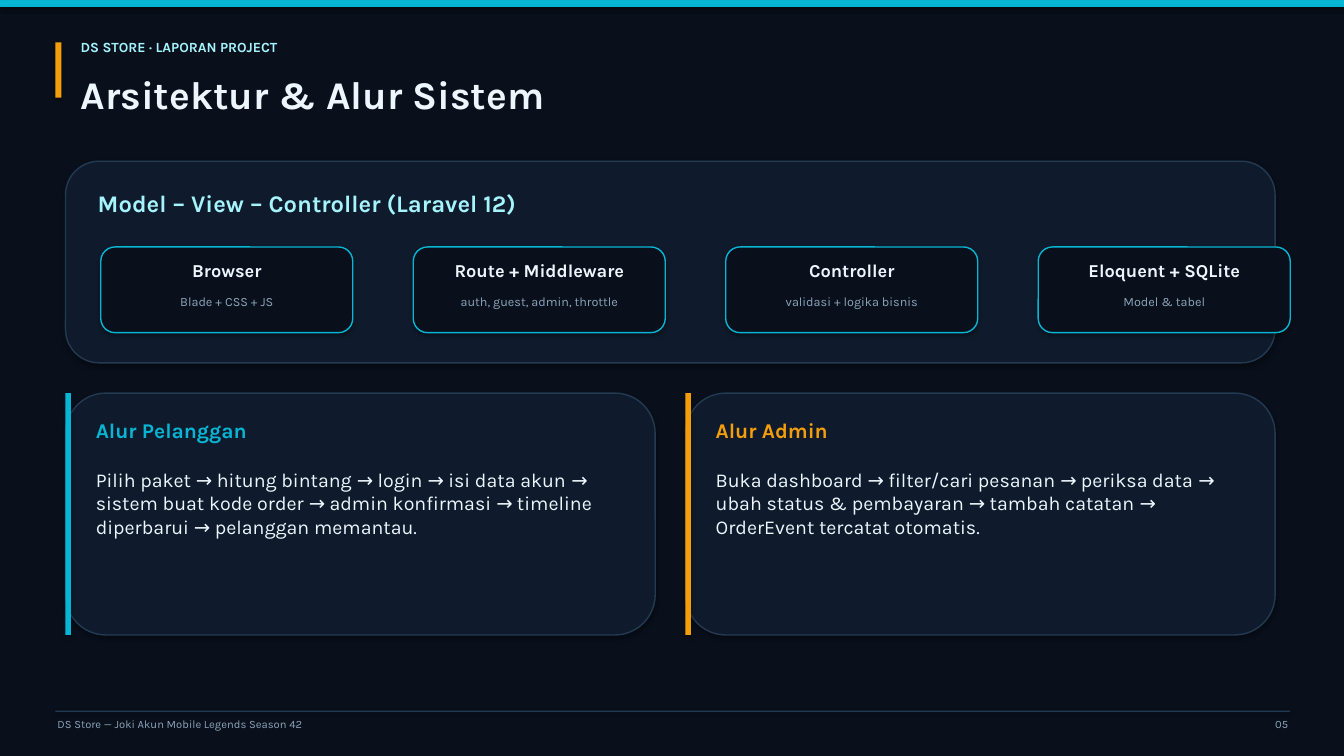
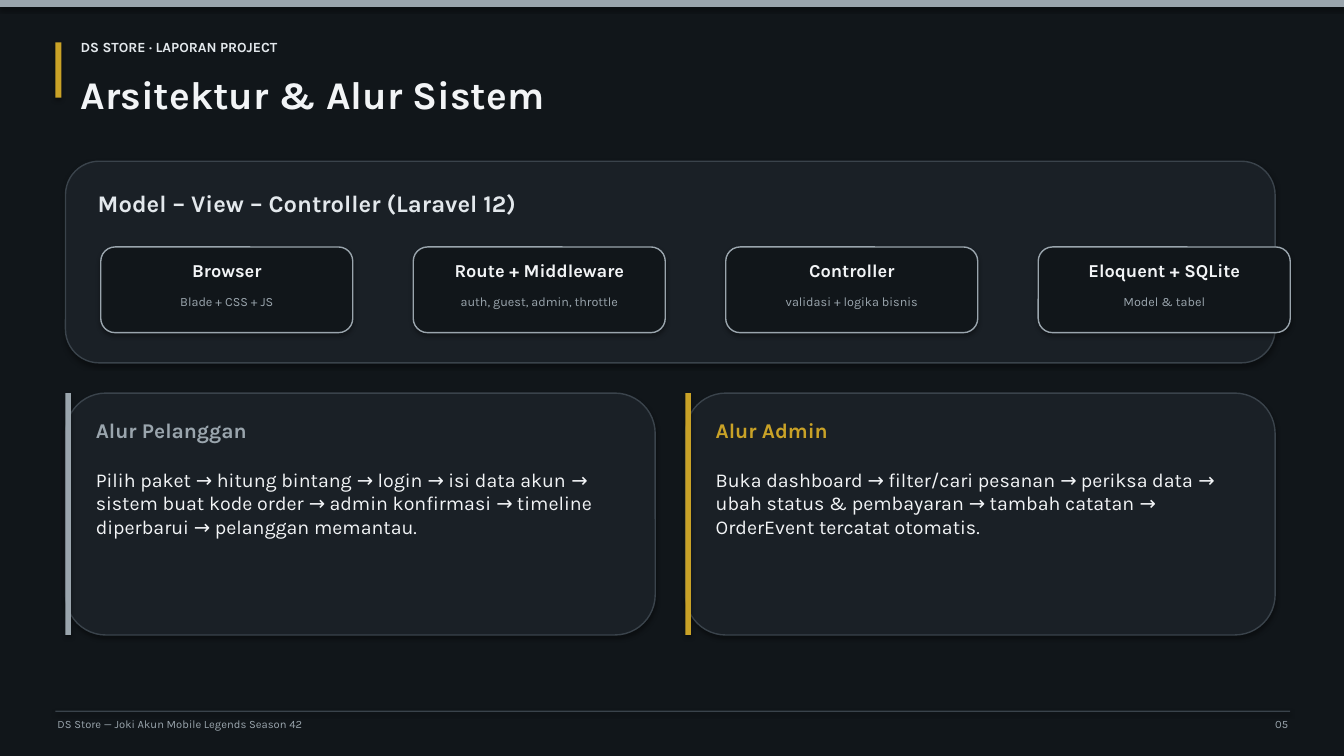
Before and after one commit to a3snewbaru990-ui/ds-store-laravel, a slide deck: slide 5 of docs/bagian-3/02-Presentasi/Presentasi-DS-Store.pptx. Drawn at 1344x756 pixels with LibreOffice and Linux fonts; fonts in the diff are those of the drawing. Boxes give left, top, right and bottom in pixels: in the first picture for what was removed or moved away, otherwise in the second. Text is boxed around its words. In the diff, an @@ line names an element or a change of style, - is before the commit and + after.

Commit message:
New UI model The Forge, remove demo accounts, add admin:create, refresh docs

```diff
--- a/docs/bagian-3/02-Presentasi/Presentasi-DS-Store.pptx
+++ b/docs/bagian-3/02-Presentasi/Presentasi-DS-Store.pptx
@@ background #09101C to #11161A @@
@@ rectangle at [0, 0, 1344, 7]: fill #06B6D4 to #9AA5AD @@
@@ rectangle at [55, 42, 62, 98]: fill #F59E0B to #C9A227 @@
@@ text "DS STORE · LAPORAN PROJECT" at [81, 42, 277, 52]: text colour #A5F3FC to #E3E8EC @@
@@ text "Model – View – Controller ..." at [98, 194, 515, 215]: text colour #A5F3FC to #E3E8EC @@
@@ fill #09101C to #11161A; outline #06B6D4 1 pt to #9AA5AD 1 pt in 4 elements at [101, 247, 353, 333], [413, 247, 665, 333], [726, 247, 978, 333], [1038, 247, 1291, 333] @@
@@ rectangle at [66, 393, 72, 635]: fill #06B6D4 to #9AA5AD @@
@@ text "Alur Pelanggan" at [96, 423, 247, 443]: text colour #06B6D4 to #9AA5AD @@
@@ fill #0F1B2C to #1A2026; outline #233A52 1 pt to #3A434B 1 pt in 3 elements at [66, 161, 1275, 363], [66, 393, 655, 635], [686, 393, 1275, 635] @@
@@ rectangle at [686, 393, 692, 635]: fill #F59E0B to #C9A227 @@
@@ text "Alur Admin" at [716, 423, 828, 438]: text colour #F59E0B to #C9A227 @@
@@ rectangle at [55, 711, 1291, 712]: fill #233A52 to #3A434B @@
```
Also in this commit, not shown: 14 other slides changed, 48 other files.
